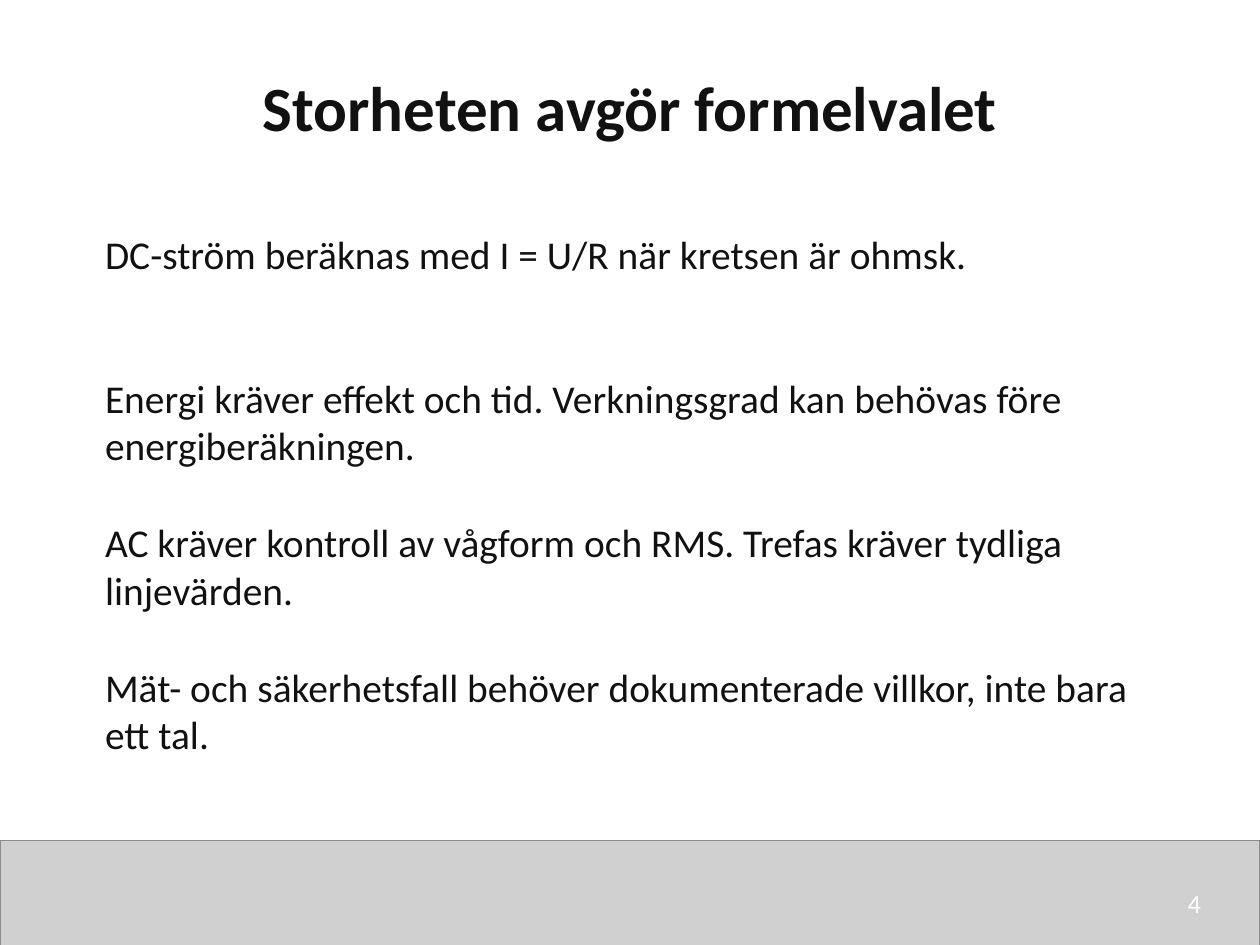
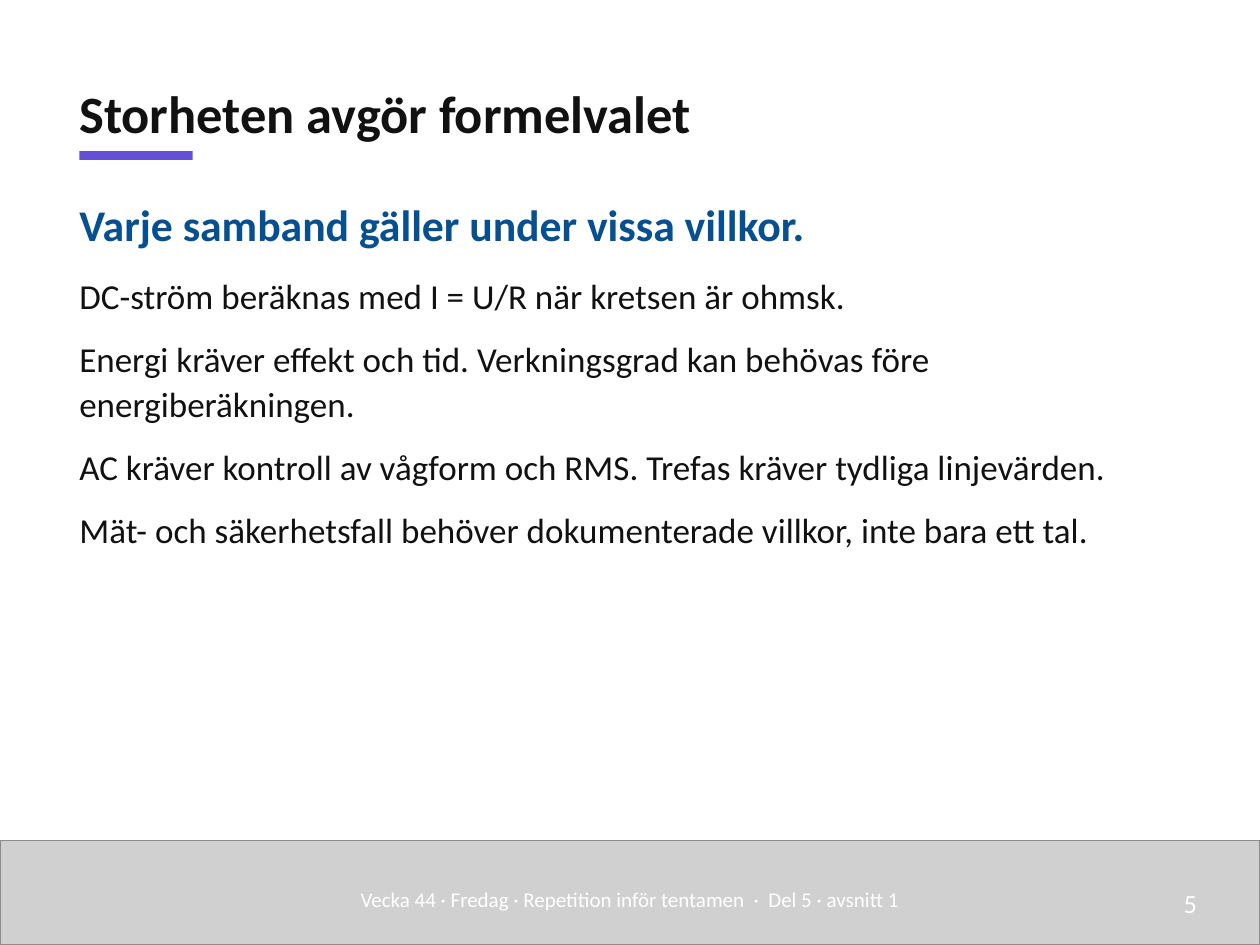
Before and after one commit to nj22az/nj22az.github.io, a slide deck: slide 5 of sjoskolan/vecka-45/aktuell/v45_03_Repetition_infor_tentamen_elev.pptx (slide 4 before the commit). Drawn at 1260x945 pixels with LibreOffice and Linux fonts; fonts in the diff are those of the drawing; grey boxes stand for pictures. Boxes give left, top, right and bottom in pixels: in the first picture for what was removed or moved away, otherwise in the second. Text is boxed around its words. In the diff, an @@ line names an element or a change of style, - is before the commit and + after.

```diff
--- a/sjoskolan/vecka-45/aktuell/v45_03_Repetition_infor_tentamen_elev.pptx
+++ b/sjoskolan/vecka-45/aktuell/v45_03_Repetition_infor_tentamen_elev.pptx
@@ text "Storheten avgör formelvalet": place and size @@
-text "Storheten avgör formelvalet" at (263,86,997,142)
+text "Storheten avgör formelvalet" at (79,96,691,142)
@@ text "Storheten avgör formelvalet" at (79,96,691,142): size 36 to 30 pt; alignment centre to left; line spacing 1 to 1.08; vertical alignment top to bottom @@
@@ rectangle added at (79,151,193,160), fill #6250D6 @@
@@ text added at (79,210,1104,548), 20 pt, text #111111 @@
+Varje samband gäller under vissa villkor.
+DC-ström beräknas med I = U/R när kretsen är ohmsk.
+Energi kräver effekt och tid. Verkningsgrad kan behövas före energiberäkningen.
+AC kräver kontroll av vågform och RMS. Trefas kräver tydliga linjevärden.
+Mät- och säkerhetsfall behöver dokumenterade villkor, inte bara ett tal.
@@ text removed at (105,241,966,271) @@
-DC-ström beräknas med I = U/R när kretsen är ohmsk.
@@ text removed at (105,385,1062,467) @@
-Energi kräver effekt och tid. Verkningsgrad kan behövas före energiberäkningen.
@@ text removed at (105,529,1062,612) @@
-AC kräver kontroll av vågform och RMS. Trefas kräver tydliga linjevärden.
@@ text removed at (105,674,1126,750) @@
-Mät- och säkerhetsfall behöver dokumenterade villkor, inte bara ett tal.
@@ text added at (361,893,899,910), 12 pt, text #FFFFFF @@
+Vecka 44 · Fredag · Repetition inför tentamen · Del 5 · avsnitt 1
@@ text added at (1184,897,1197,913), 15 pt, text #FFFFFF @@
+5
@@ text removed at (1188,897,1201,913) @@
-4
```
Also in this commit, not shown: 10 other slides changed, 11 slides added, 25 slides removed, 52 other files.
